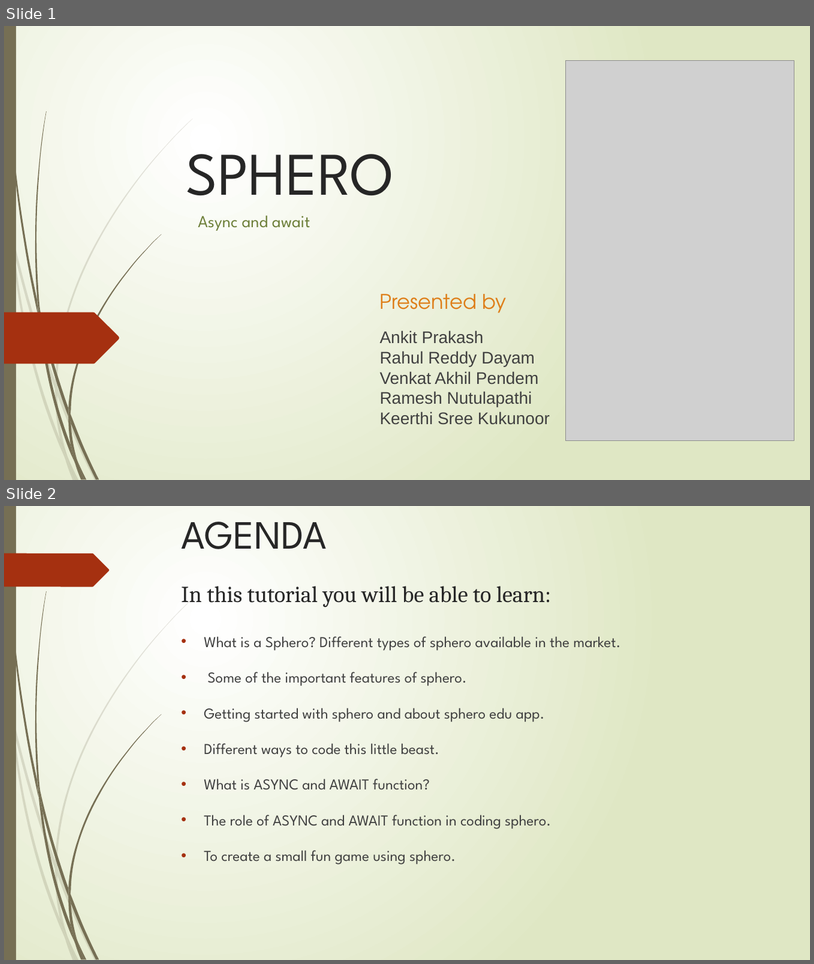
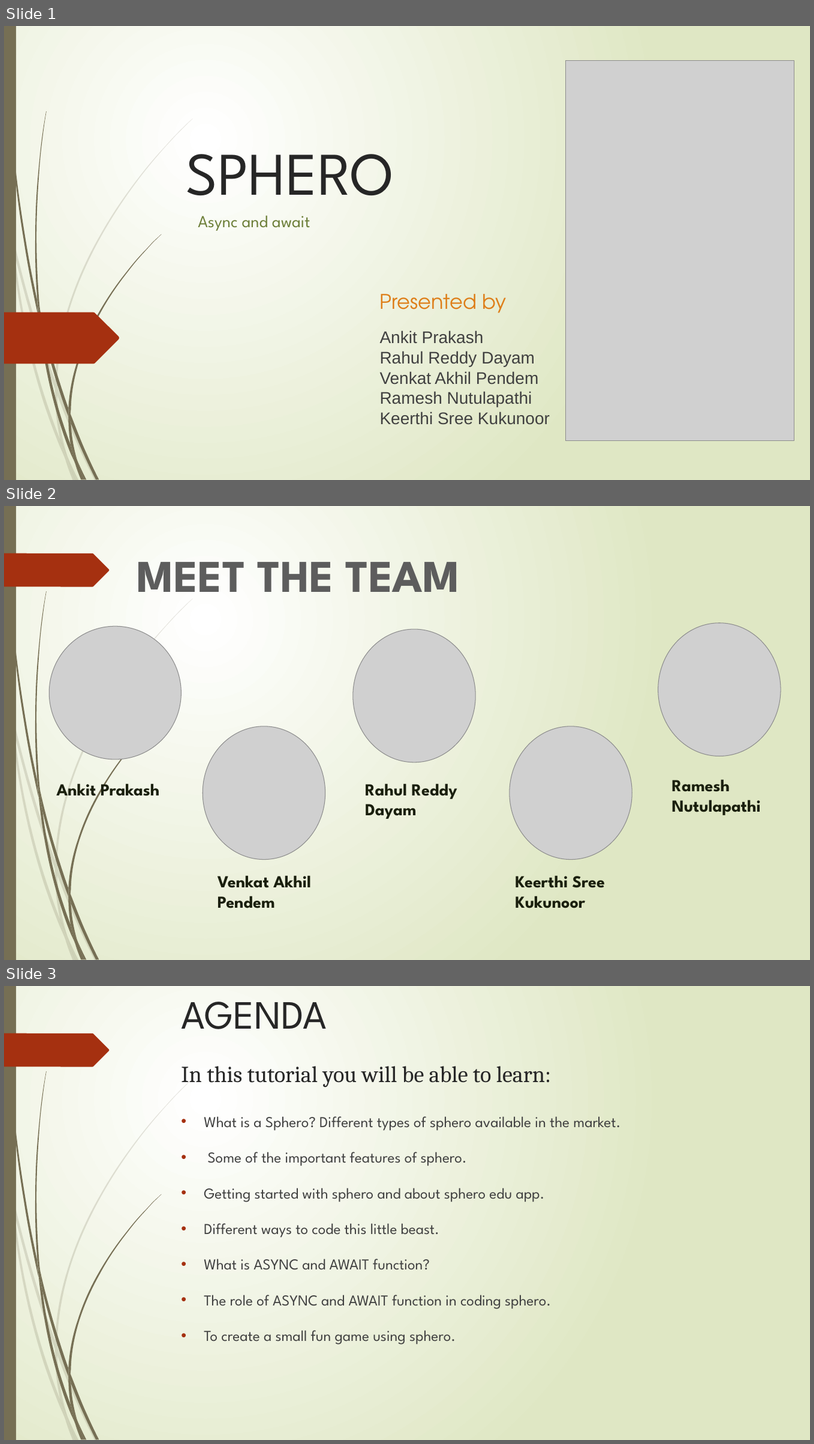
Before and after one commit to AnkitPrakash687/sphero_tutorial, a slide deck: SPHERO.pptx. Shown one above the other, each under a label of ours: slides 1 and 2 before the commit, slides 1, 2 and 3 after it. The pictures are 814x964 and 814x1444 pixels, drawn with LibreOffice and Linux fonts; fonts in the diff are those of the drawing; grey boxes stand for pictures. Boxes give left, top, right and bottom in pixels: in the first picture for what was removed or moved away, otherwise in the second. Text is boxed around its words. In the diff, an @@ line names an element or a change of style, - is before the commit and + after.

Commit message:
Updated part sent by Akhil

```diff
--- a/SPHERO.pptx
+++ b/SPHERO.pptx
@@ slide 2 added at (4, 506, 810, 960), background gradient #FFFFFF to #DFE8C4; not listed: 24 template elements that a slide beside it also shows @@
@@ text added at (137, 562, 460, 592), 54 pt, text gradient #555555 to #5D5D5D to #000000, bold @@
+MEET THE TEAM
@@ picture added at (50, 627, 181, 759) @@
@@ picture added at (353, 629, 476, 762) @@
@@ picture added at (659, 623, 782, 756) @@
@@ picture added at (203, 726, 326, 859) @@
@@ picture added at (510, 726, 633, 859) @@
@@ text added at (57, 779, 160, 801), 20 pt, text #1A1F0D, bold @@
+Ankit Prakash
@@ text added at (365, 783, 458, 819), 20 pt, text #1A1F0D, bold @@
+Rahul Reddy Dayam
@@ text added at (672, 779, 761, 815), 20 pt, text #1A1F0D, bold @@
+Ramesh Nutulapathi
@@ text added at (218, 875, 311, 908), 20 pt, text #1A1F0D, bold @@
+Venkat Akhil Pendem
@@ text added at (516, 875, 605, 908), 20 pt, text #1A1F0D, bold @@
+Keerthi Sree Kukunoor
@@ what was slide 2 is now slide 3 @@
```
Also in this commit, not shown: 1 other slide added.
